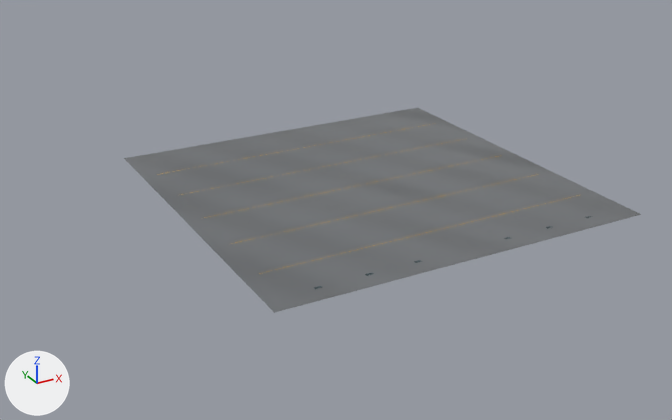
The FBX model stw-o3de/Project/Assets/IndustrialYard/STW_INDUSTRIAL_YARD_01/Environment/STW_INDUSTRIAL_YARD_01_deck.fbx, before and after one commit.
Both versions are drawn from a 50 mm camera at (-28.2, -47.5, 22.4) aimed at (-3.0, -1.7, -0.5). The lights are fixed; the arrows at lower left show +X, +Y and +Z. The first picture is the older version.

In view in the first picture: 'wet_concrete_deck' and 5 more.
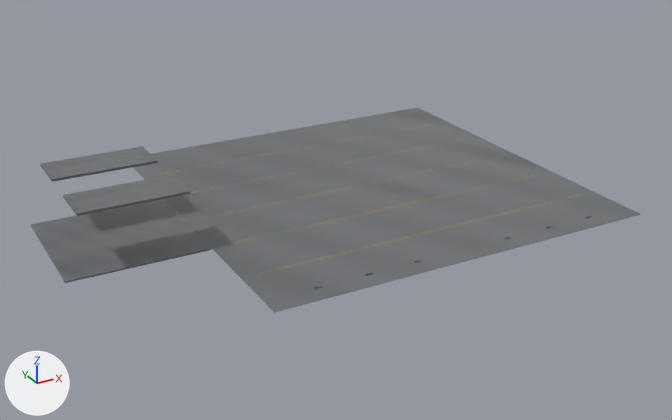
Pixel boxes (x1, y1, x2, y2) of what changed, in the pictures (672 x 420 px):
'annex_ground_floor', added: after (31, 199, 212, 283)
'annex_upper_floor_south', added: after (63, 175, 190, 216)
'annex_upper_floor_north', added: after (40, 146, 158, 182)

The edits, one by one:
Mesh me_cube_169 is new.
It has 56 vertices, 54 faces and spans x -4.0..4.0, y -4.0..4.0, z -0.05..0.05.
It uses material mat_m_iy_concretewet.
Mesh me_cube_170 is new.
It has 56 vertices, 54 faces and spans x -3.0..3.0, y -1.38..1.38, z -0.08..0.08.
It uses material mat_m_iy_concretewet.
Mesh me_cube_171 is new.
It has 56 vertices, 54 faces and spans x -3.0..3.0, y -1.38..1.38, z -0.08..0.08.
It uses material mat_m_iy_concretewet.
Object 'annex_ground_floor' (ob_annex_ground_floor) is new; it shows me_cube_169.
Its location is (-16.0, 0.0, -0.05).
Object 'annex_upper_floor_north' (ob_annex_upper_floor_north) is new; it shows me_cube_170.
Its location is (-16.0, 2.62, 3.5).
Object 'annex_upper_floor_south' (ob_annex_upper_floor_south) is new; it shows me_cube_171.
Its location is (-16.0, -2.62, 3.5).
